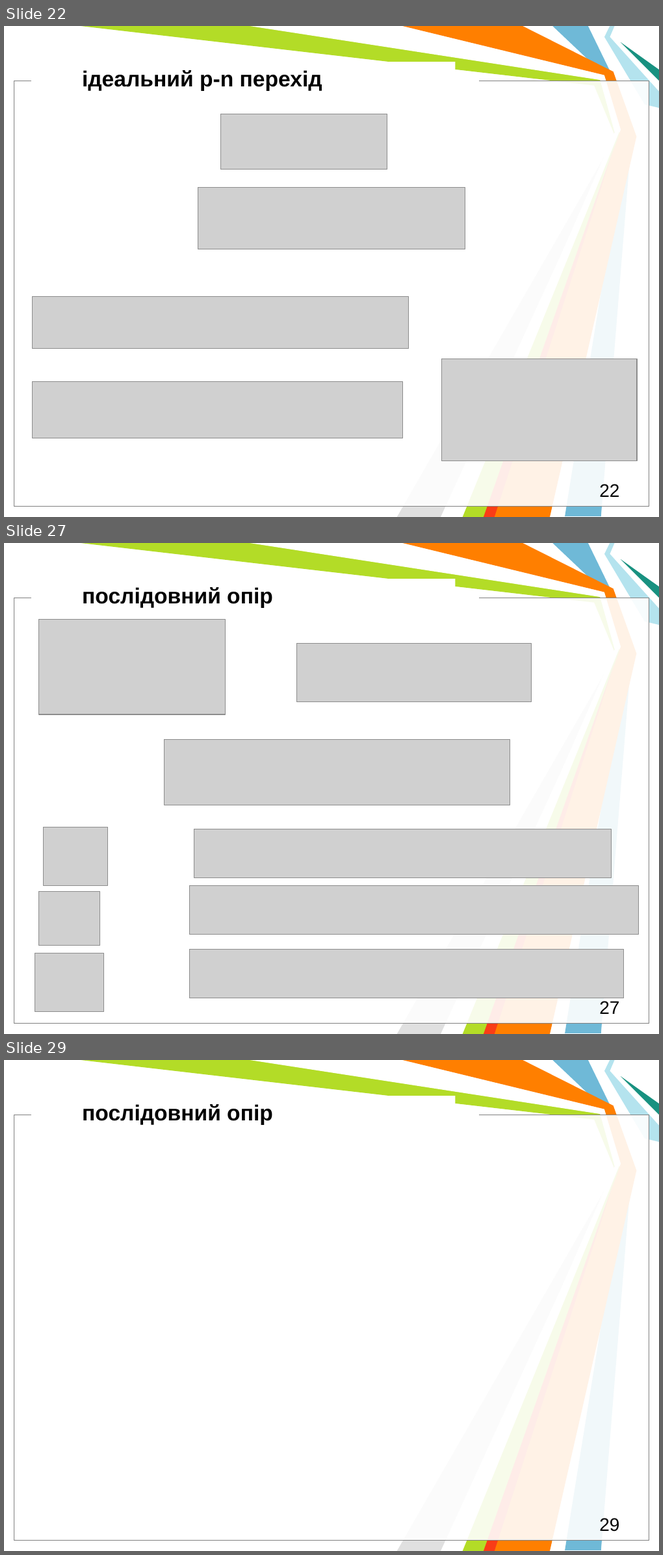
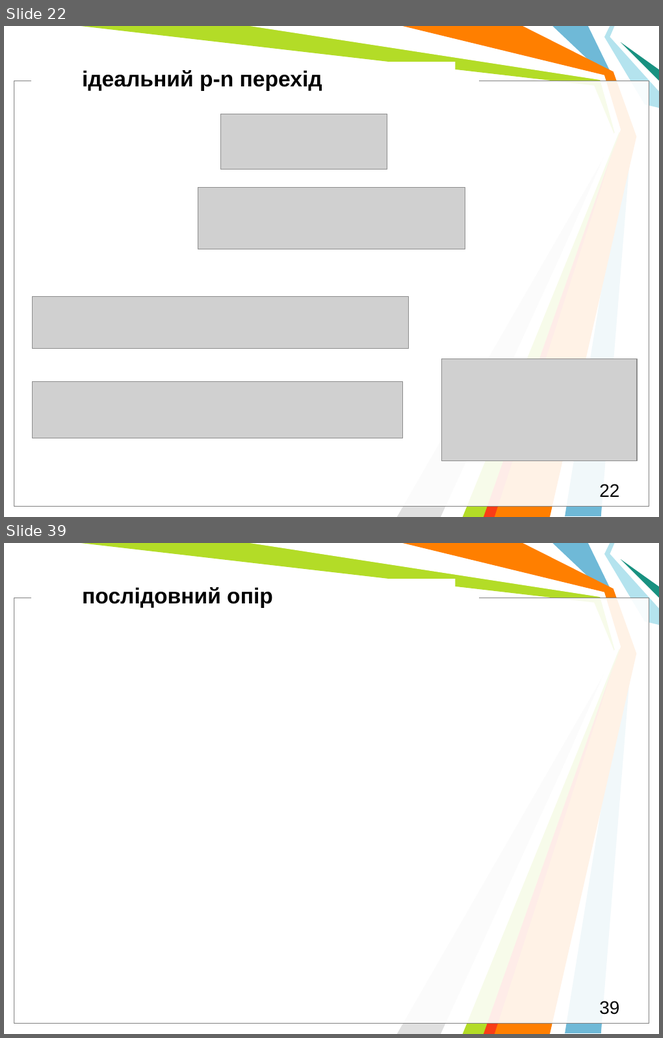
Before and after one commit to l432/NMK, a slide deck: Lecture/DAAD/DAAD_Models.pptm. Shown one above the other, each under a label of ours: slides 22, 27 and 29 before the commit, slides 22 and 39 after it; the slides between them are not shown. The pictures are 663x1555 and 663x1038 pixels, drawn with LibreOffice and Linux fonts; fonts in the diff are those of the drawing; grey boxes stand for pictures; background and template pictures are left out. Boxes give left, top, right and bottom in pixels: in the first picture for what was removed or moved away, otherwise in the second. Text is boxed around its words. In the diff, an @@ line names an element or a change of style, - is before the commit and + after.

```diff
--- a/Lecture/DAAD/DAAD_Models.pptm
+++ b/Lecture/DAAD/DAAD_Models.pptm
@@ slide 27 removed at <box>4,543,659,1034</box>, background #FFFFFF; not listed: 11 template elements that a slide beside it also shows @@
@@ text removed at <box>82,587,273,608</box> @@
-послідовний опір
@@ picture removed at <box>38,620,226,715</box> @@
@@ picture removed at <box>297,643,531,702</box> @@
@@ picture removed at <box>165,739,510,805</box> @@
@@ picture removed at <box>43,827,107,886</box> @@
@@ picture removed at <box>194,829,611,878</box> @@
@@ picture removed at <box>38,892,100,946</box> @@
@@ picture removed at <box>189,886,638,935</box> @@
@@ picture removed at <box>189,950,624,999</box> @@
@@ picture removed at <box>35,954,103,1012</box> @@
@@ page number removed at <box>599,1001,620,1014</box> @@
-27
@@ what was slide 29 is now slide 39 @@
@@ page number at <box>599,1001,620,1015</box>: text changed @@
-29
+39
```
Also in this commit, not shown: 5 slides changed, 12 slides added, 1 other slide removed, 19 other files.
